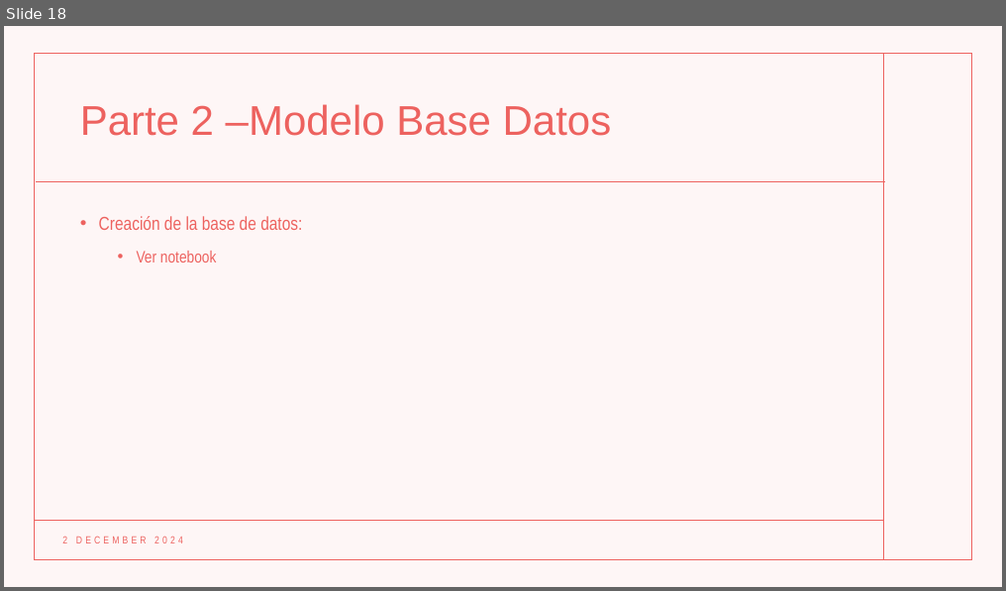
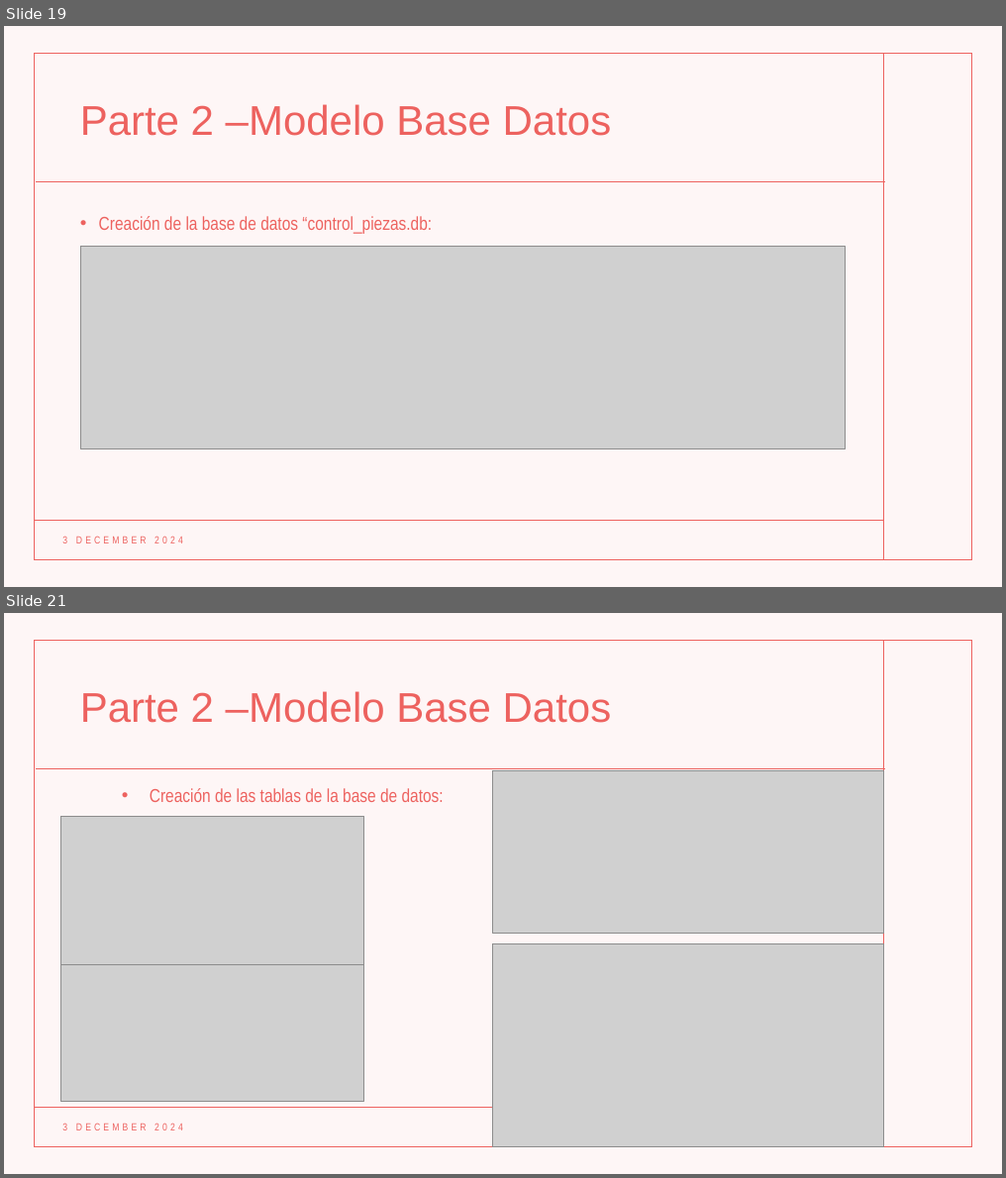
Before and after one commit to Rommel-DS/Team-Challenge---Sherlock-SQL, a slide deck: TEAM CHALLENGE.pptx. Shown one above the other, each under a label of ours: slide 18 before the commit, slides 19 and 21 after it; the slides between them are not shown. The pictures are 1006x591 and 1006x1178 pixels, drawn with LibreOffice and Linux fonts; fonts in the diff are those of the drawing; grey boxes stand for pictures. Boxes give left, top, right and bottom in pixels: in the first picture for what was removed or moved away, otherwise in the second. Text is boxed around its words. In the diff, an @@ line names an element or a change of style, - is before the commit and + after.

```diff
--- a/TEAM CHALLENGE.pptx
+++ b/TEAM CHALLENGE.pptx
@@ slide 21 added at box(4, 613, 1002, 1174), background #FFFFFF; not listed: 5 template elements that a slide beside it also shows @@
@@ title added at box(80, 691, 612, 723), 40 pt, text #ED625F @@
+Parte 2 –Modelo Base Datos
@@ text added at box(150, 788, 444, 802), 18 pt, text #ED625F @@
+• Creación de las tablas de la base de datos:
@@ picture added at box(493, 771, 883, 934) @@
@@ picture added at box(60, 817, 364, 965) @@
@@ picture added at box(60, 964, 364, 1101) @@
@@ picture added at box(493, 945, 883, 1148) @@
@@ text added at box(62, 1123, 183, 1131), 10 pt, text #ED625F @@
+3 DECEMBER 2024
@@ what was slide 18 is now slide 19 @@
@@ slide 19 changed as well @@
@@ text at box(99, 216, 432, 234): text changed @@
-• Creación de la base de datos:
-  • Ver notebook
+• Creación de la base de datos “control_piezas.db:
@@ picture added at box(80, 246, 845, 449) @@
```
Also in this commit, not shown: 18 other slides changed, 2 other slides added.
